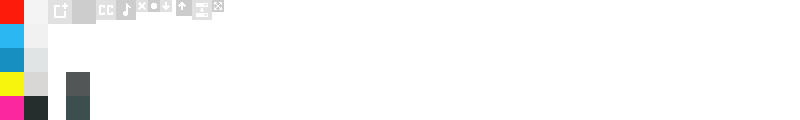
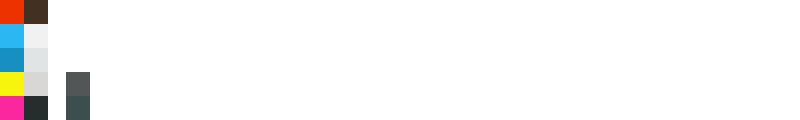
Layer changes from the first 800px x 120px image to the second:
hid group "Bgs" (11 layers) over [48, 0, 224, 24]
painted on "Rectangle 1 copy 2" over [24, 0, 48, 24]
painted on "Rectangle 1 copy" over [0, 0, 24, 24]
